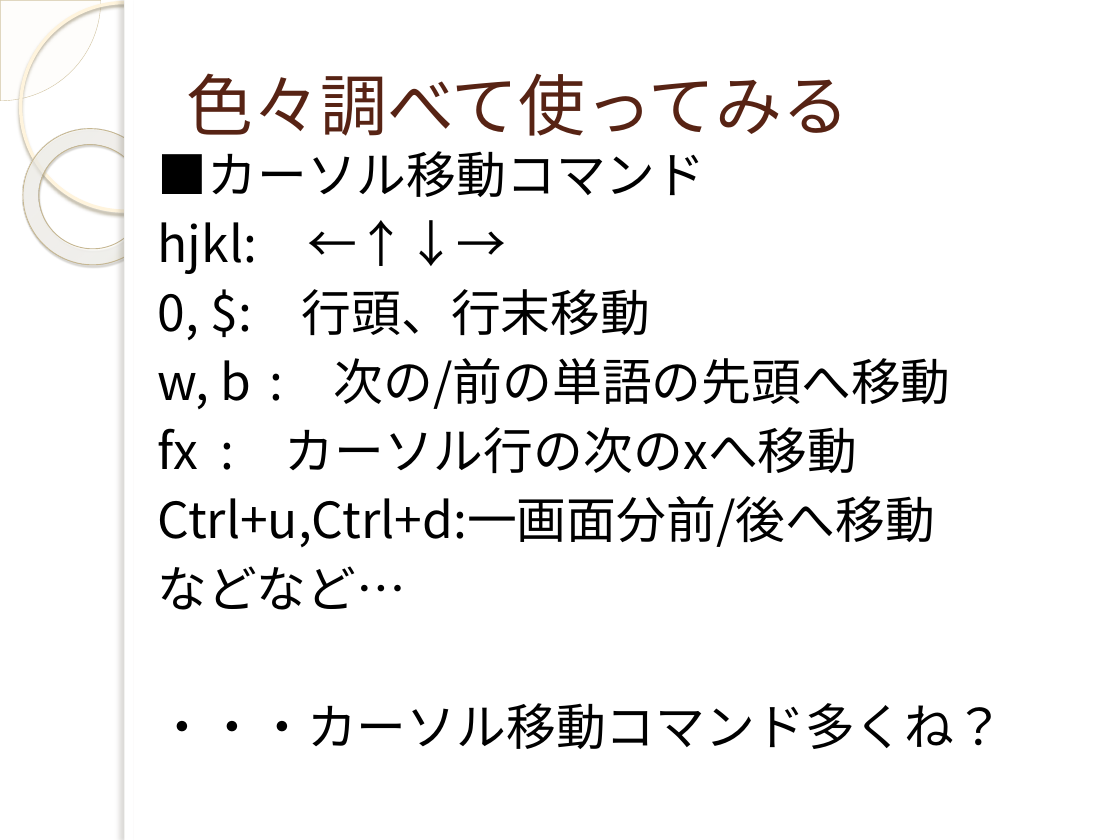
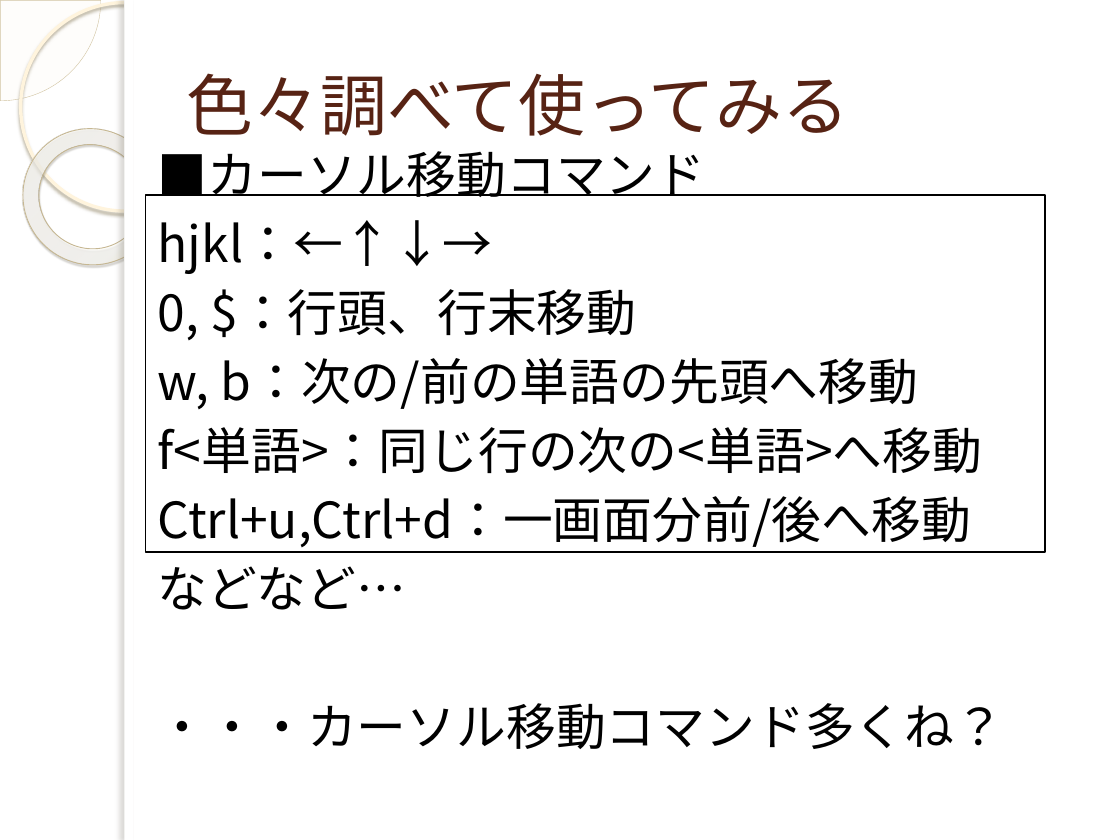
Before and after one commit to yuridonus/FEstudy, a slide deck: slide 20 of vimmer.pptx (slide 19 before the commit). Drawn at 1120x840 pixels with LibreOffice and Linux fonts; fonts in the diff are those of the drawing; background and template pictures are left out. Boxes give left, top, right and bottom in pixels: in the first picture for what was removed or moved away, otherwise in the second. Text is boxed around its words. In the diff, an @@ line names an element or a change of style, - is before the commit and + after.

```diff
--- a/vimmer.pptx
+++ b/vimmer.pptx
@@ rectangle added at bbox=[146, 195, 1045, 552], outline #000000 1 pt @@
@@ text at bbox=[158, 220, 982, 547]: text changed @@
-hjkl: ←↑↓→
-0, $: 行頭、行末移動
-w, b : 次の/前の単語の先頭へ移動
-fx : カーソル行の次のxへ移動
-Ctrl+u,Ctrl+d:一画面分前/後へ移動
+hjkl：←↑↓→
+0, $：行頭、行末移動
+w, b：次の/前の単語の先頭へ移動
+f<単語>：同じ行の次の<単語>へ移動
+Ctrl+u,Ctrl+d：一画面分前/後へ移動
```
Also in this commit, not shown: 13 other slides changed, 9 slides added, 9 slides removed.
